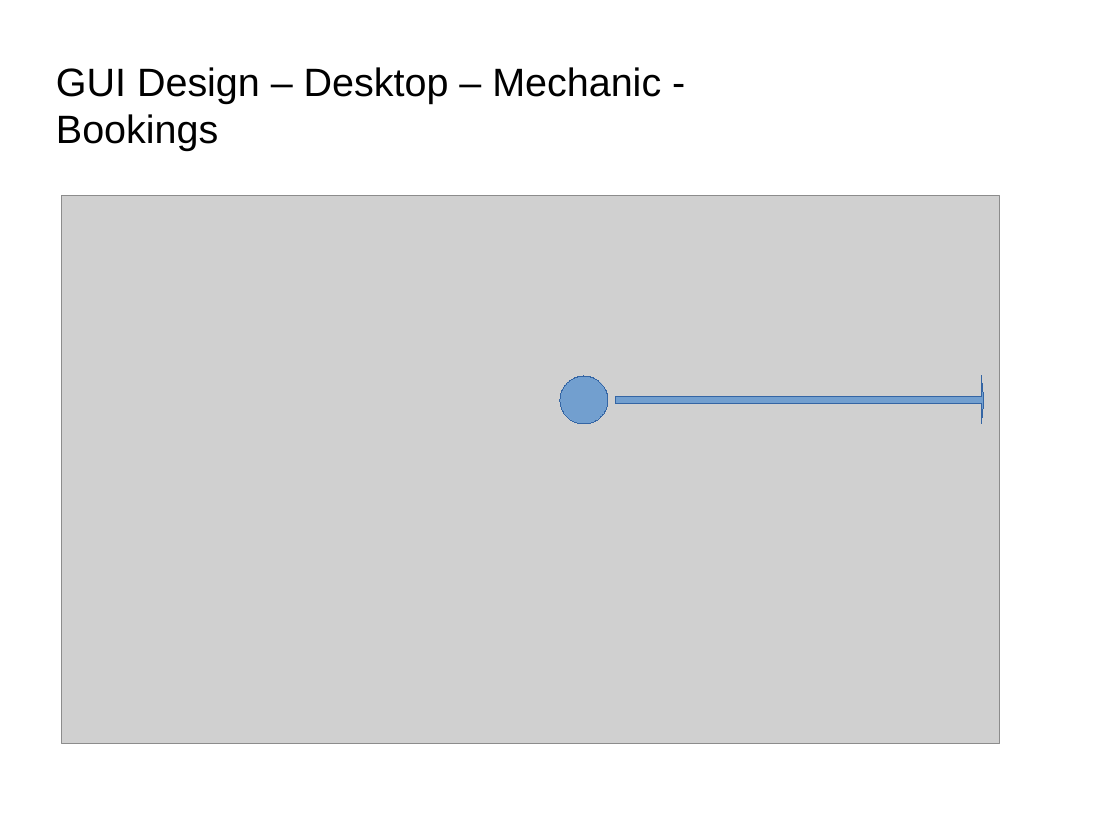
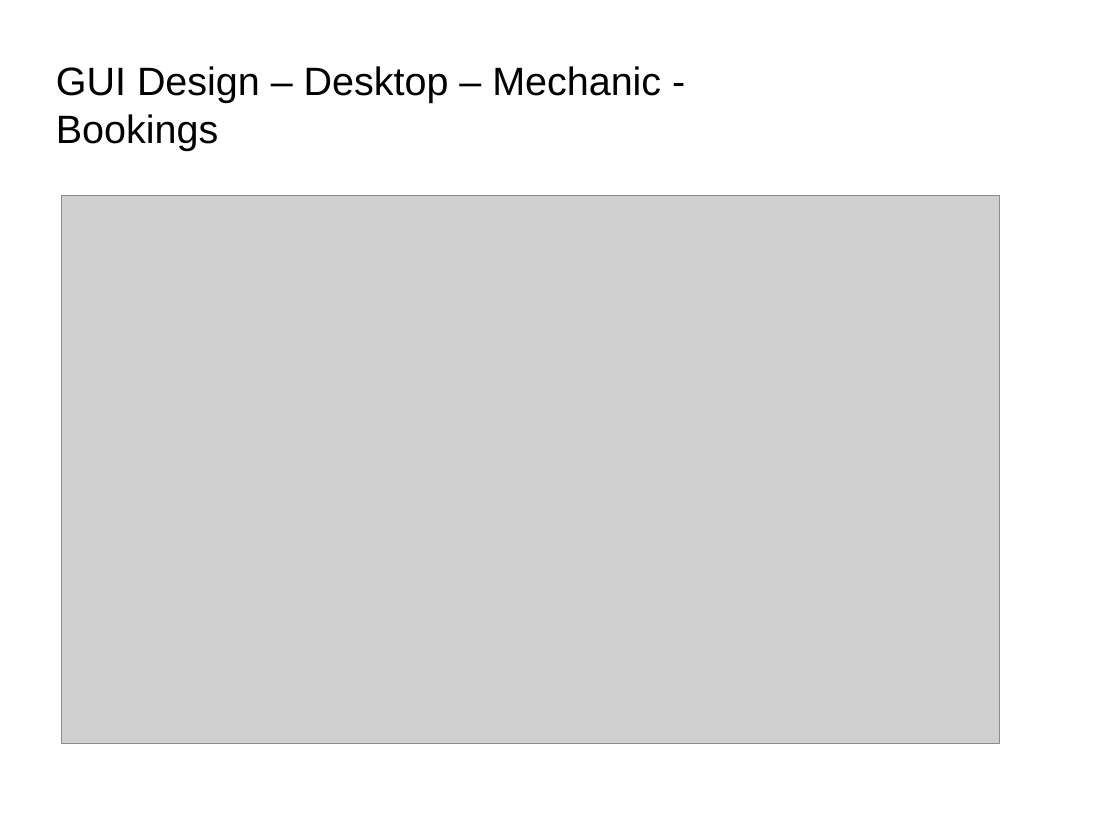
Before and after one commit to Matzkee/TeamProject, a slide deck: slide 15 of Documents/Team G - Design Presentation & Document.pptx (slide 17 before the commit). Drawn at 1120x840 pixels with LibreOffice and Linux fonts; fonts in the diff are those of the drawing; grey boxes stand for pictures; background and template pictures are left out. Boxes give left, top, right and bottom in pixels: in the first picture for what was removed or moved away, otherwise in the second. Text is boxed around its words. In the diff, an @@ line names an element or a change of style, - is before the commit and + after.

```diff
--- a/Documents/Team G - Design Presentation & Document.pptx
+++ b/Documents/Team G - Design Presentation & Document.pptx
@@ ellipse removed at bbox=[560, 376, 608, 424] @@
@@ right arrow removed at bbox=[616, 376, 984, 424] @@
```
Also in this commit, not shown: 7 other slides changed, 3 slides added, 10 other files.
